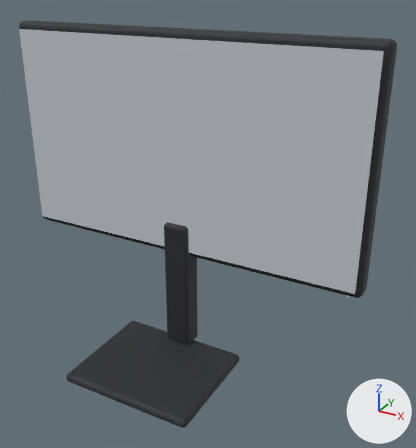
Before and after pictures for a commit that changed the glTF model public/room/assets/monitor.glb.
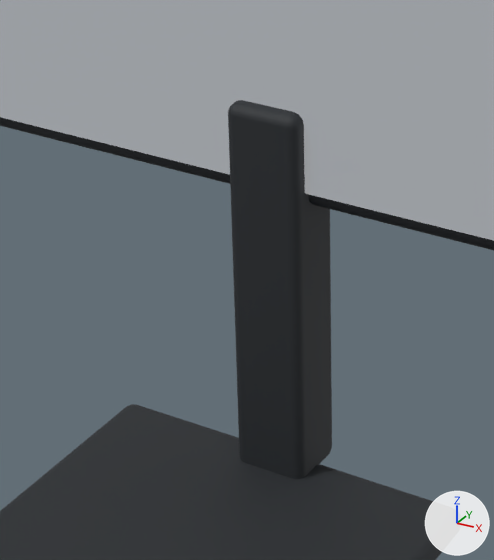
There are two pictures of each version: one whole from a 50 mm camera at (0.46, -0.663, 0.619) aimed at (0.074, 0.039, 0.268), one close up on the part from 22% to 60% of the width and 42% to 83% of the height. The axes (+X, +Y, +Z) are drawn at lower right. The lights are the same throughout. The older version's two pictures come first. Where no turn or scale is listed for an object, it has been applied to the vertices. Vertices at exactly the same position are counted once.

Objects in the first close-up: 'monitor', 'screen'.
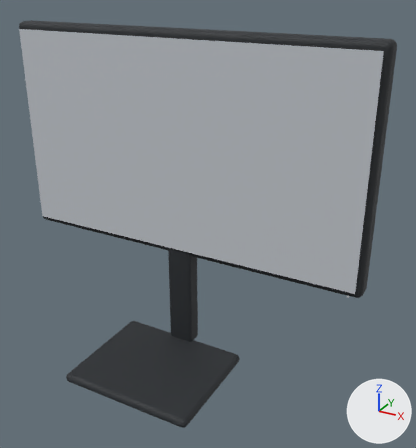
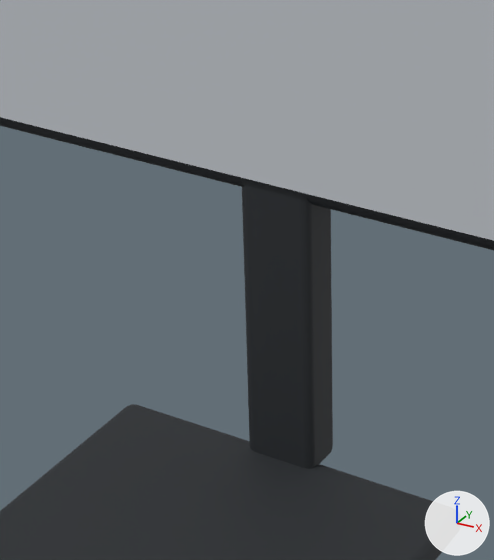
The change, as a list of edits to the scene's bpy script:
```text
Change me_monitor:
    where me_monitor.from_pydata(...)  # 368 vertices, 720 faces; spans x -0.308..0.308, y -0.106..0.106, z -0.271..0.271
    used by ob_monitor; location = (0.0, 0.0, 0.2713)
    me_monitor part 1: the loose piece of 96 vertices spanning x -0.022..0.022, y 0.059..0.099, z -0.26..-0.03 is scaled about its middle by (1, 0.7, 1), then moved by (0.0, 0.006, 0.0)
```

Changed parts and their boxes [x1, y1, x2, y2] in the close-ups (494 x 560 px; the box of a moved part takes in the faces that stretch with it):
'monitor', reshaped: before [0, 100, 494, 560]; after [0, 117, 494, 560]
part 1 of me_monitor, moved or reshaped: before [228, 100, 332, 479]; after [242, 178, 333, 469]
